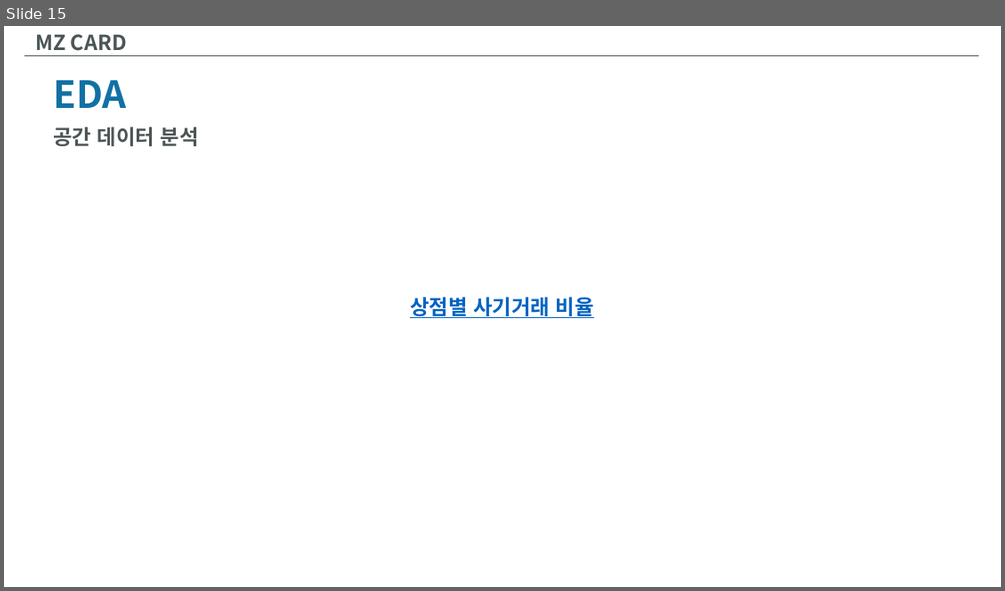
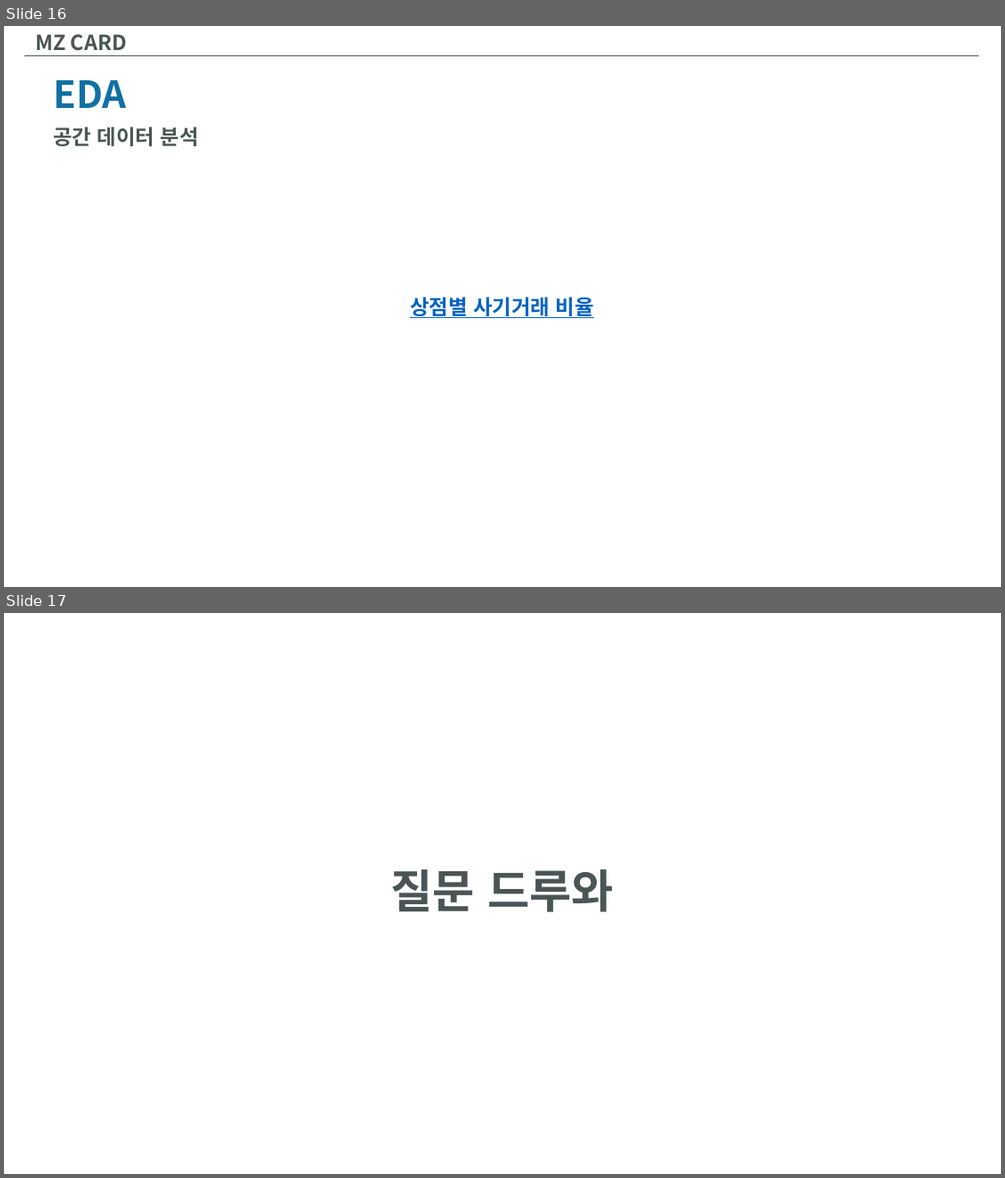
Before and after one commit to InjaeJayLee/mzcard, a slide deck: MZCARD.pptx. Shown one above the other, each under a label of ours: slide 15 before the commit, slides 16 and 17 after it. The pictures are 1005x591 and 1005x1178 pixels, drawn with LibreOffice and Linux fonts; fonts in the diff are those of the drawing. Boxes give left, top, right and bottom in pixels: in the first picture for what was removed or moved away, otherwise in the second. Text is boxed around its words. In the diff, an @@ line names an element or a change of style, - is before the commit and + after.

```diff
--- a/MZCARD.pptx
+++ b/MZCARD.pptx
@@ slide 17 added at <box>4,613,1001,1174</box>, background #FFFFFF @@
@@ title added at <box>391,869,614,912</box>, 44 pt, text #4B5555, bold @@
+질문 드루와
@@ what was slide 15 is now slide 16 @@
```
Also in this commit, not shown: 2 slides changed, 1 other slide added, 1 slide removed, 1 other file.
